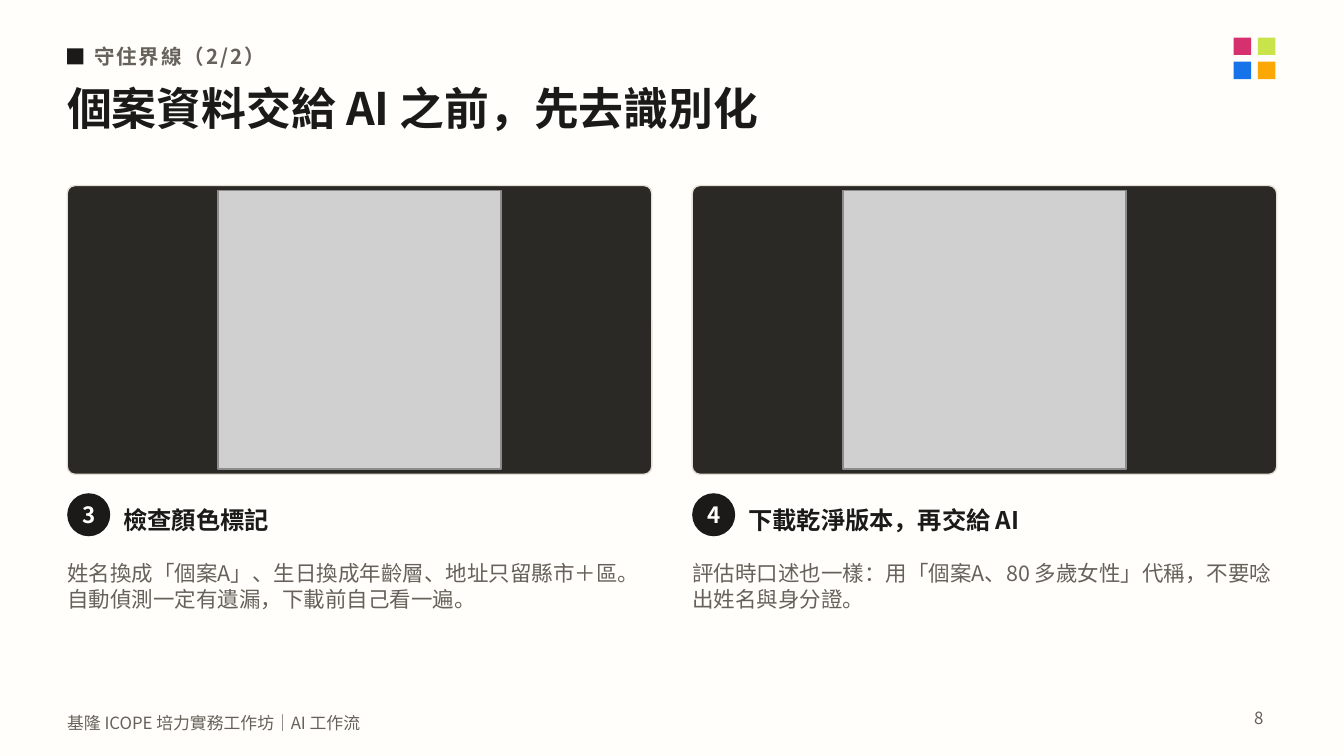
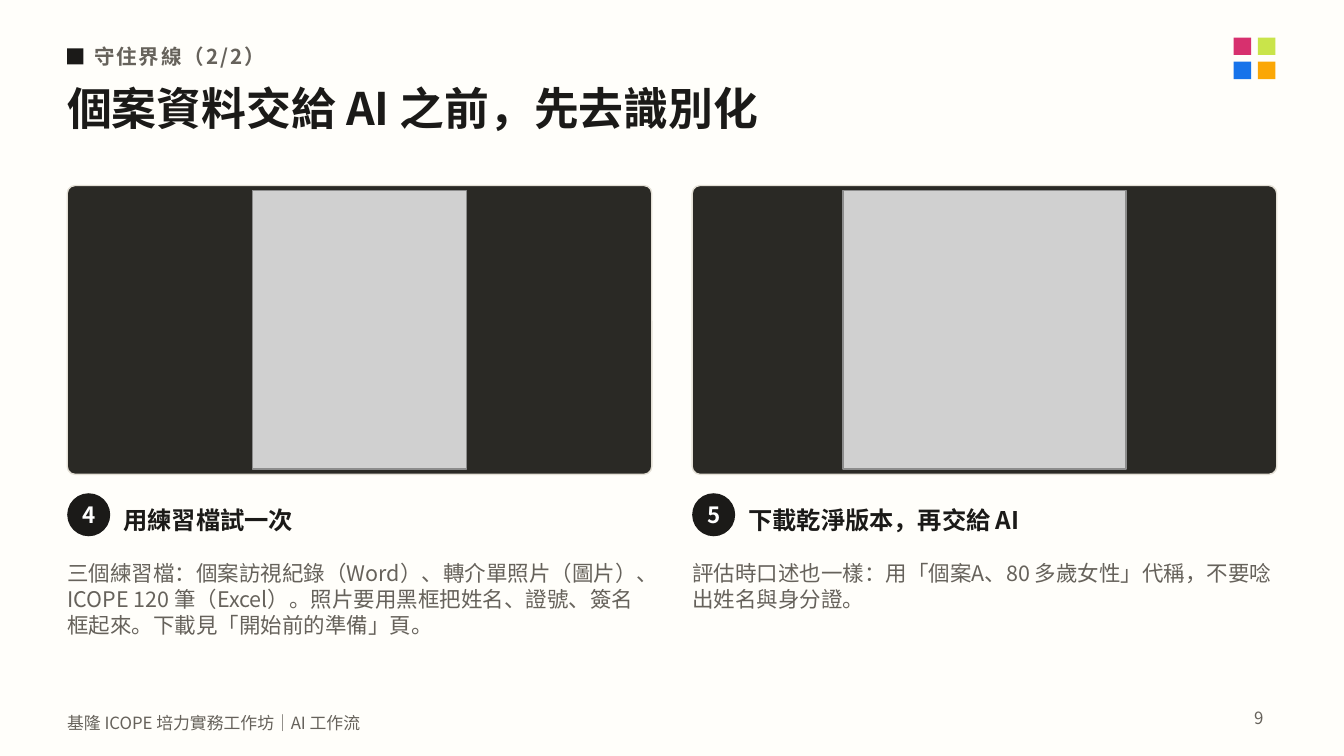
Before and after one commit to mattsue1003/keelung-icope-ai, a slide deck: slide 9 of 基隆ICOPE_AI工作坊_講義.pptx (slide 8 before the commit). Drawn at 1344x756 pixels with LibreOffice and Linux fonts; fonts in the diff are those of the drawing; grey boxes stand for pictures. Boxes give left, top, right and bottom in pixels: in the first picture for what was removed or moved away, otherwise in the second. Text is boxed around its words. In the diff, an @@ line names an element or a change of style, - is before the commit and + after.

```diff
--- a/基隆ICOPE_AI工作坊_講義.pptx
+++ b/基隆ICOPE_AI工作坊_講義.pptx
@@ picture: place and size @@
-picture at (218, 191, 501, 469)
+picture at (253, 191, 466, 469)
@@ text at (82, 506, 95, 523): text changed @@
-3
+4
@@ text at (124, 508, 294, 532): text changed @@
-檢查顏色標記
+用練習檔試一次
@@ text at (707, 506, 720, 524): text changed @@
-4
+5
@@ text at (67, 563, 658, 635): text changed @@
-姓名換成「個案A」、生日換成年齡層、地址只留縣市＋區。自動偵測一定有遺漏，下載前自己看一遍。
+三個練習檔：個案訪視紀錄（Word）、轉介單照片（圖片）、ICOPE 120 筆（Excel）。照片要用黑框把姓名、證號、簽名框起來。下載見「開始前的準備」頁。
@@ page number at (1254, 711, 1263, 724): text changed @@
-8
+9
```
Also in this commit, not shown: 7 other slides changed, 6 slides added, 20 other files.
